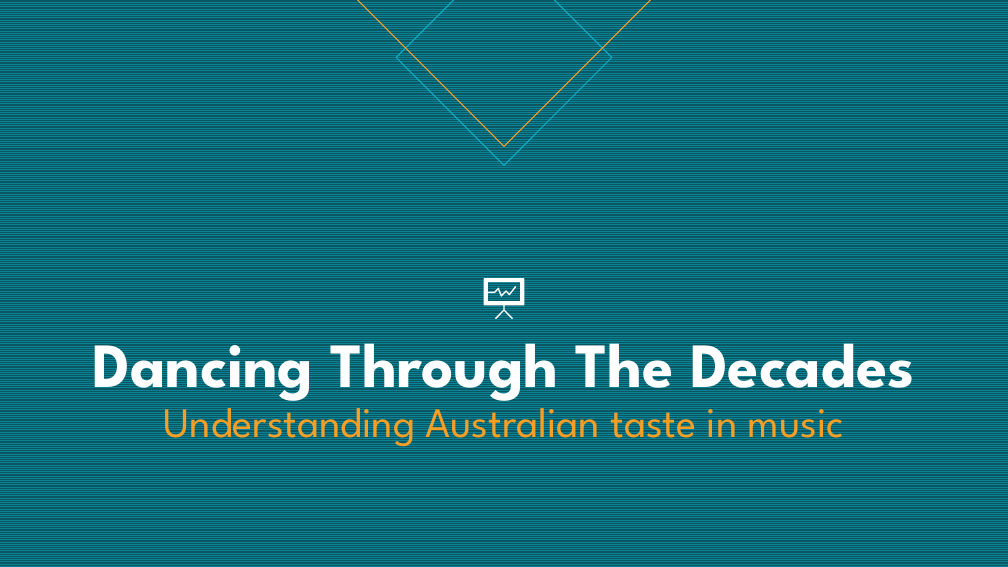
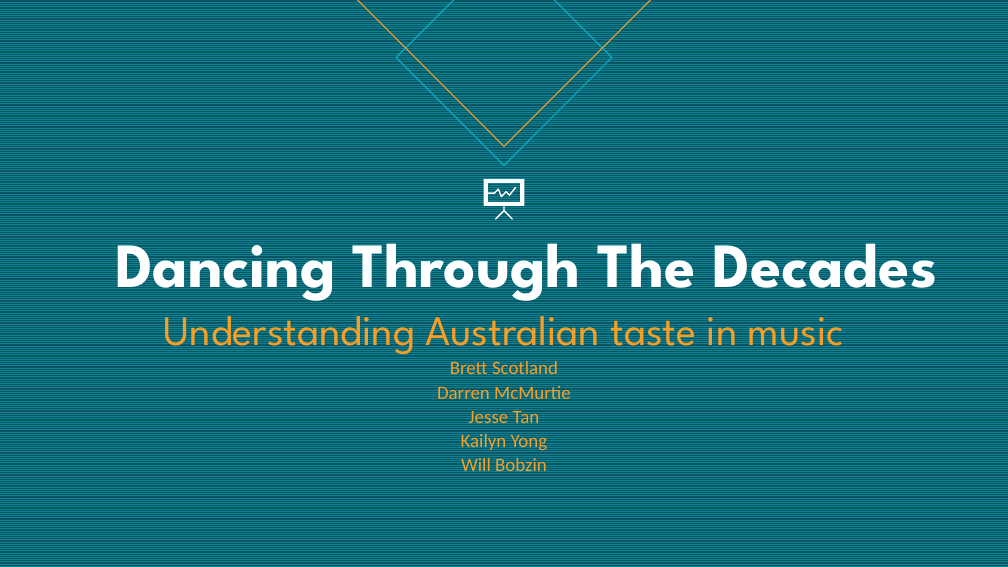
Before and after one commit to relaernu/project_1, a slide deck: slide 1 of Dancing Through The Decades_with guidelines.pptx. Drawn at 1008x567 pixels with LibreOffice and Linux fonts; fonts in the diff are those of the drawing. Boxes give left, top, right and bottom in pixels: in the first picture for what was removed or moved away, otherwise in the second. Text is boxed around its words. In the diff, an @@ line names an element or a change of style, - is before the commit and + after.

```diff
--- a/Dancing Through The Decades_with guidelines.pptx
+++ b/Dancing Through The Decades_with guidelines.pptx
@@ freeform shape: place and size @@
-freeform shape at [484, 278, 525, 319]
+freeform shape at [484, 179, 525, 220]
@@ freeform shape: place and size @@
-freeform shape at [488, 287, 516, 297]
+freeform shape at [488, 187, 516, 197]
@@ title at [115, 225, 937, 477]: text changed; size 40 to 18 pt @@
-Dancing Through The Decades
-Understanding Australian taste in music
+Dancing Through The Decades
+Understanding Australian taste in music
+Brett Scotland
+Darren McMurtie
+Jesse Tan
+Kailyn Yong
+Will Bobzin
```
Also in this commit, not shown: 8 other slides changed, 1 other file.
